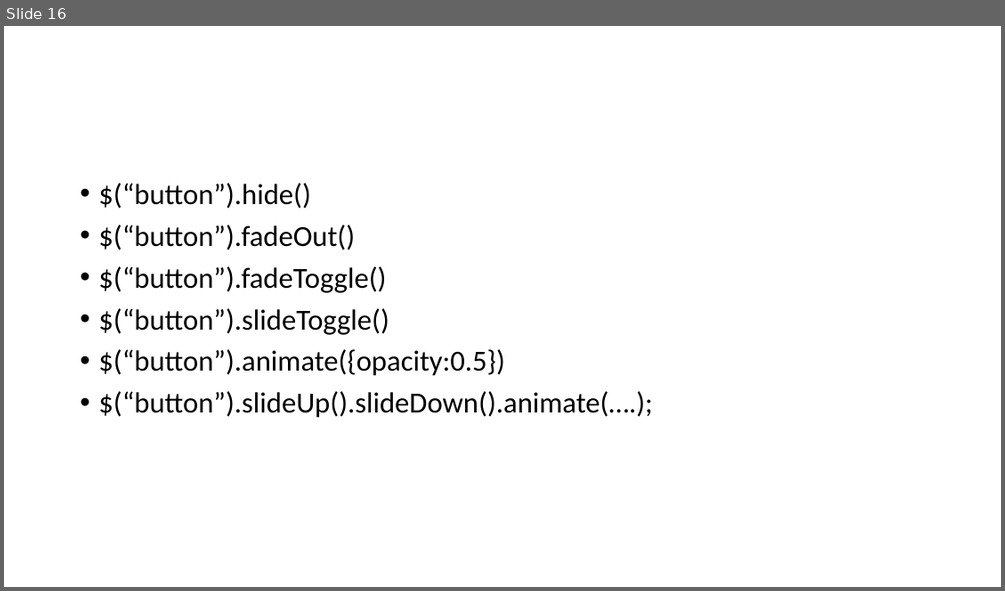
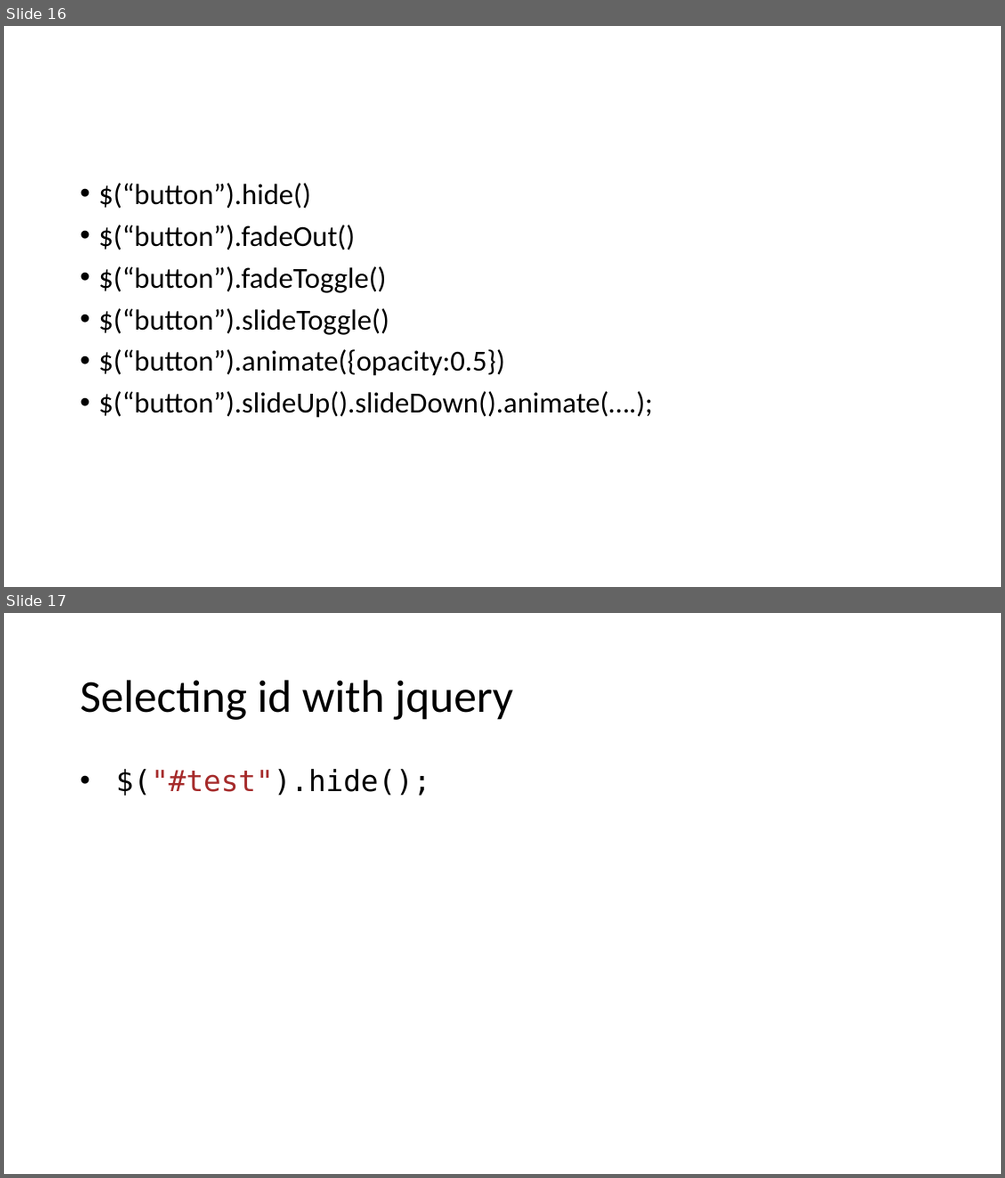
Before and after one commit to aroranishant8/WebDevelopment, a slide deck: Presentations/Section14_Jquery.pptx. Shown one above the other, each under a label of ours: slide 16 before the commit, slides 16 and 17 after it. The pictures are 1005x591 and 1005x1178 pixels, drawn with LibreOffice and Linux fonts; fonts in the diff are those of the drawing. Boxes give left, top, right and bottom in pixels: in the first picture for what was removed or moved away, otherwise in the second. Text is boxed around its words. In the diff, an @@ line names an element or a change of style, - is before the commit and + after.

```diff
--- a/Presentations/Section14_Jquery.pptx
+++ b/Presentations/Section14_Jquery.pptx
@@ slide 17 added at [4,613,1001,1174], background #FFFFFF @@
@@ title added at [80,680,513,720], 44 pt, text #000000 @@
+Selecting id with jquery
@@ text added at [116,769,430,795], 28 pt, text #000000 @@
+• $("#test").hide();
```
Also in this commit, not shown: 1 other file.
